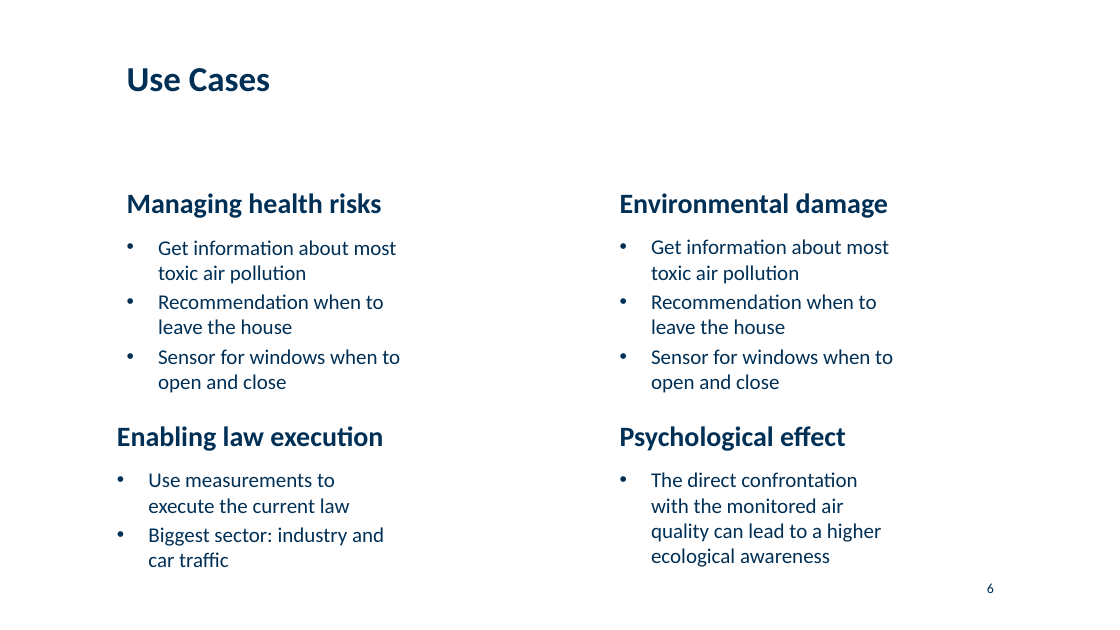
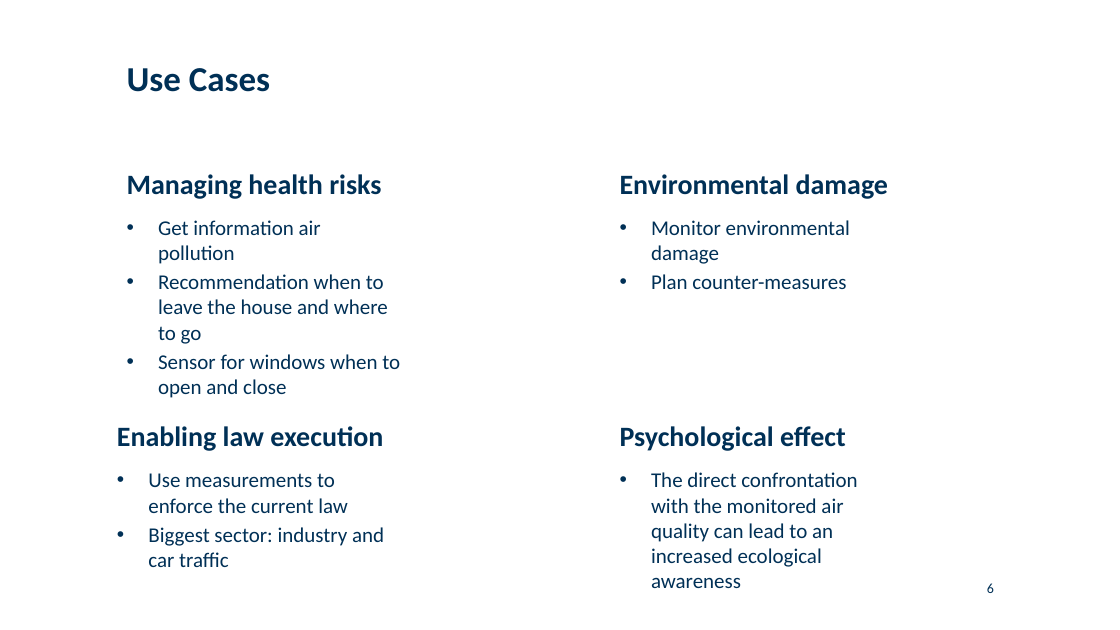
Before and after one commit to florian531996/PervasiveComputingAirAnalysisSensor, a slide deck: slide 6 of presentation/PervasiveAirQauality.pptx. Drawn at 1120x630 pixels with LibreOffice and Linux fonts; fonts in the diff are those of the drawing; background and template pictures are left out. Boxes give left, top, right and bottom in pixels: in the first picture for what was removed or moved away, otherwise in the second. Text is boxed around its words. In the diff, an @@ line names an element or a change of style, - is before the commit and + after.

```diff
--- a/presentation/PervasiveAirQauality.pptx
+++ b/presentation/PervasiveAirQauality.pptx
@@ 3 texts: place and size @@
-3 texts at <box>127,193,888,393</box>
+3 texts at <box>127,174,888,398</box>
@@ text at <box>158,220,388,344</box>: text changed @@
-• Get information about most toxic air pollution
-• Recommendation when to leave the house
+• Get information air pollution
+• Recommendation when to leave the house and where to go
@@ text at <box>651,220,850,289</box>: text changed @@
-• Get information about most toxic air pollution
-• Recommendation when to leave the house
-• Sensor for windows when to open and close
+• Monitor environmental damage
+• Plan counter-measures
@@ text at <box>148,473,348,513</box>: text changed @@
-• Use measurements to execute the current law
+• Use measurements to enforce the current law
@@ text at <box>651,472,857,588</box>: text changed @@
-• The direct confrontation with the monitored air quality can lead to a higher ecological awareness
+• The direct confrontation with the monitored air quality can lead to an increased ecological awareness
```
Also in this commit, not shown: 1 other slide changed.
